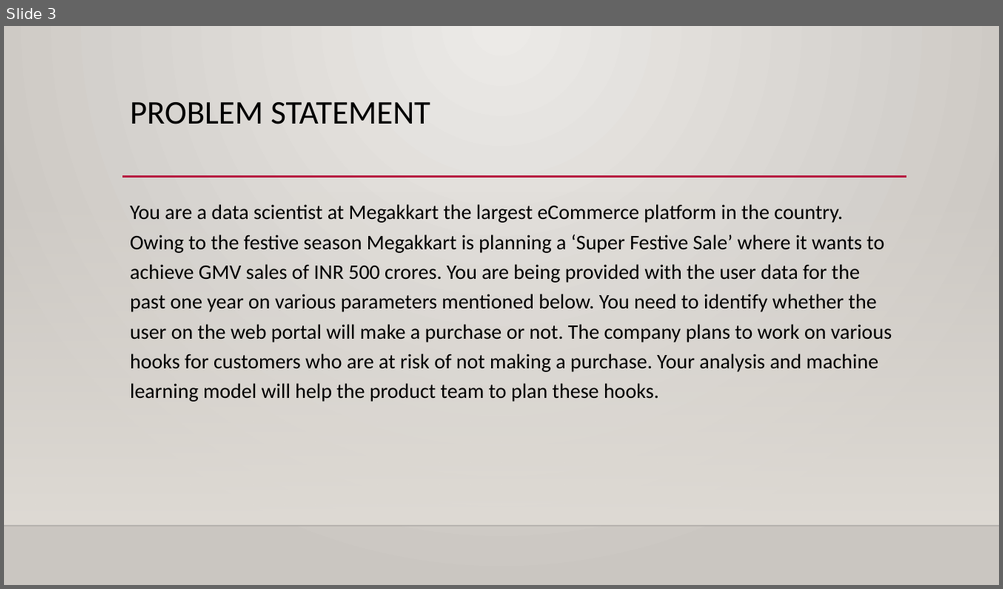
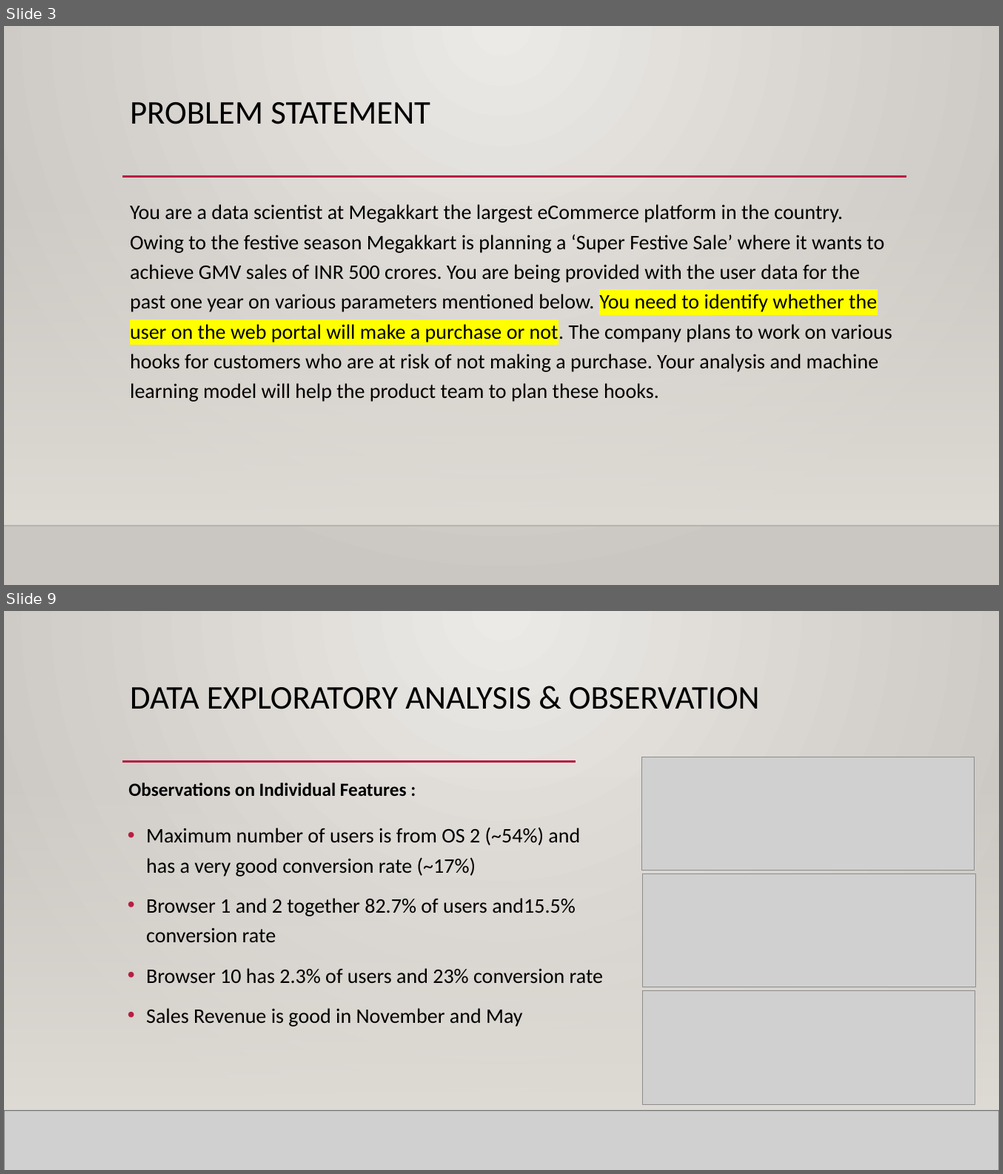
Before and after one commit to mbhoge/ml-hackathon-1, a slide deck: Data Fanatics Team - Data Analysis.pptx. Shown one above the other, each under a label of ours: slide 3 before the commit, slides 3 and 9 after it; the slides between them are not shown. The pictures are 1003x589 and 1003x1174 pixels, drawn with LibreOffice and Linux fonts; fonts in the diff are those of the drawing; grey boxes stand for pictures; background and template pictures are left out. Boxes give left, top, right and bottom in pixels: in the first picture for what was removed or moved away, otherwise in the second. Text is boxed around its words. In the diff, an @@ line names an element or a change of style, - is before the commit and + after.

```diff
--- a/Data Fanatics Team - Data Analysis.pptx
+++ b/Data Fanatics Team - Data Analysis.pptx
@@ slide 9 added at (4,611,999,1170), background gradient #ECEAE7 to #CAC7C1; not listed: 3 template elements that a slide beside it also shows @@
@@ rectangle added at (4,611,999,1170), fill gradient #ECEAE7 to #CAC7C1 @@
@@ title added at (130,687,760,709), 32 pt, text #000000 @@
+DATA EXPLORATORY ANALYSIS & OBSERVATION
@@ line added from (122, 762) to (575, 762), #B71E42 2.5 pt @@
@@ picture added at (642,758,975,871) @@
@@ rectangle added at (4,776,999,1111), fill gradient #DFDBD5 @@
@@ text added at (128,783,407,796), 18 pt, text #000000, bold @@
+Observations on Individual Features :
@@ text added at (146,827,603,1027), 20 pt, text #000000 @@
+• Maximum number of users is from OS 2 (~54%) and has a very good conversion rate (~17%)
+• Browser 1 and 2 together 82.7% of users and15.5% conversion rate
+• Browser 10 has 2.3% of users and 23% conversion rate
+• Sales Revenue is good in November and May
@@ picture added at (642,874,975,988) @@
@@ picture added at (642,991,975,1105) @@
@@ picture added at (4,1111,999,1170) @@
@@ line added from (4, 1111) to (999, 1111), #000001 1 pt @@
@@ slide 3 changed as well @@
@@ text "You are a data scientist ..." at (130,204,891,402): highlight none to #FFFF00 in "You need to identify whether the user ..." @@
```
Also in this commit, not shown: 3 other slides changed, 11 other slides added, 5 other files.
